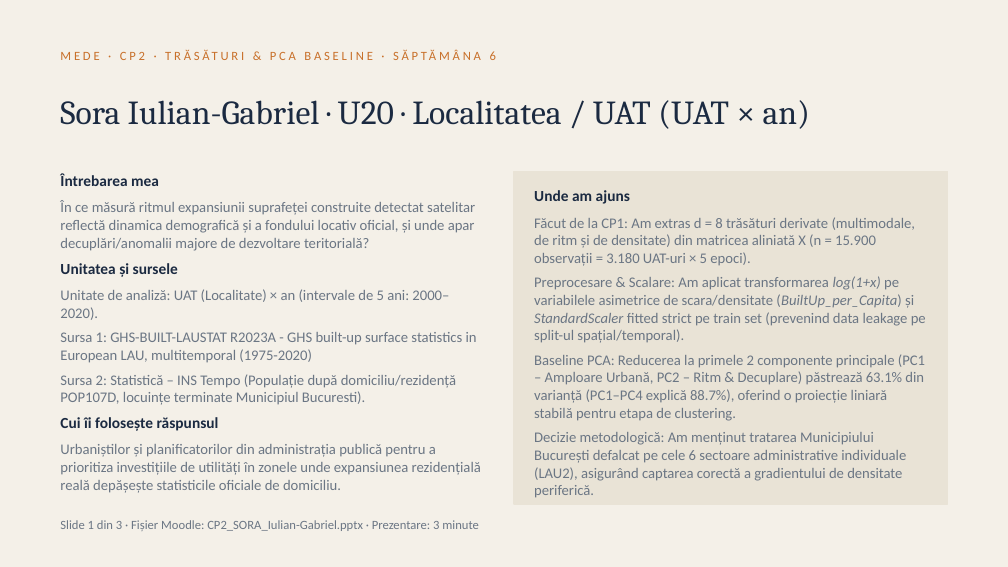
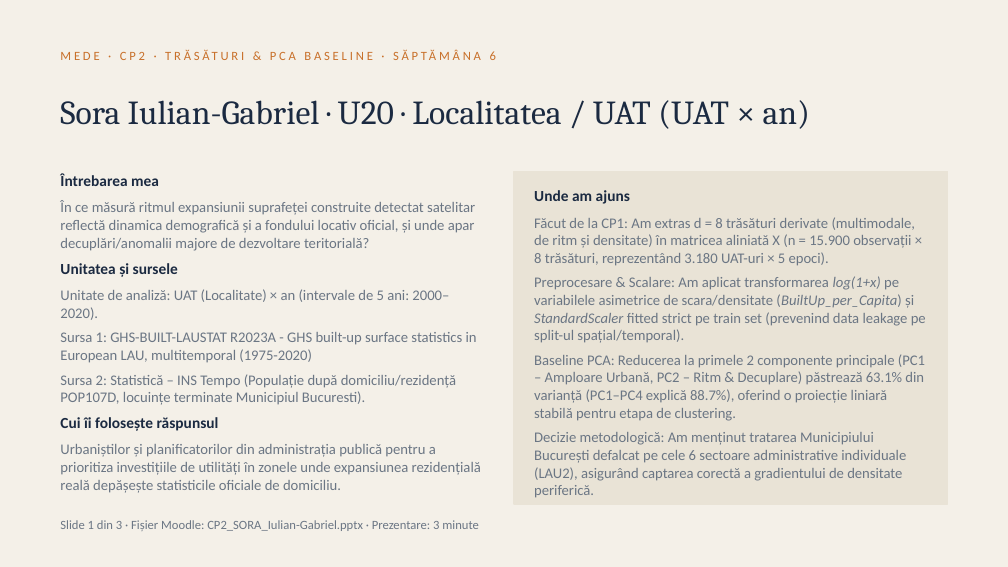
Before and after one commit to IulianGabrielSora/MEDE_project, a slide deck: slide 1 of CP2/CP2_U20_SORA_Iulian-Gabriel.pptx. Drawn at 1008x567 pixels with LibreOffice and Linux fonts; fonts in the diff are those of the drawing. Boxes give left, top, right and bottom in pixels: in the first picture for what was removed or moved away, otherwise in the second. Text is boxed around its words. In the diff, an @@ line names an element or a change of style, - is before the commit and + after.

```diff
--- a/CP2/CP2_U20_SORA_Iulian-Gabriel.pptx
+++ b/CP2/CP2_U20_SORA_Iulian-Gabriel.pptx
@@ text at <box>534,217,916,266</box>: text changed @@
-Făcut de la CP1: Am extras d = 8 trăsături derivate (multimodale, de ritm și de densitate) din matricea aliniată X (n = 15.900 observații = 3.180 UAT-uri × 5 epoci).
+Făcut de la CP1: Am extras d = 8 trăsături derivate (multimodale, de ritm și densitate) în matricea aliniată X (n = 15.900 observații × 8 trăsături, reprezentând 3.180 UAT-uri × 5 epoci).
```
